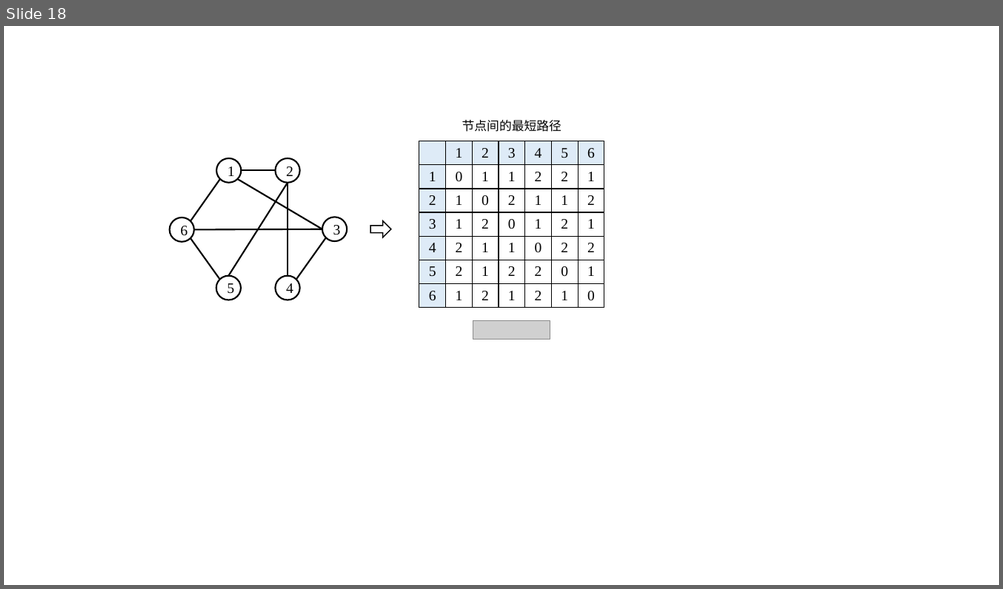
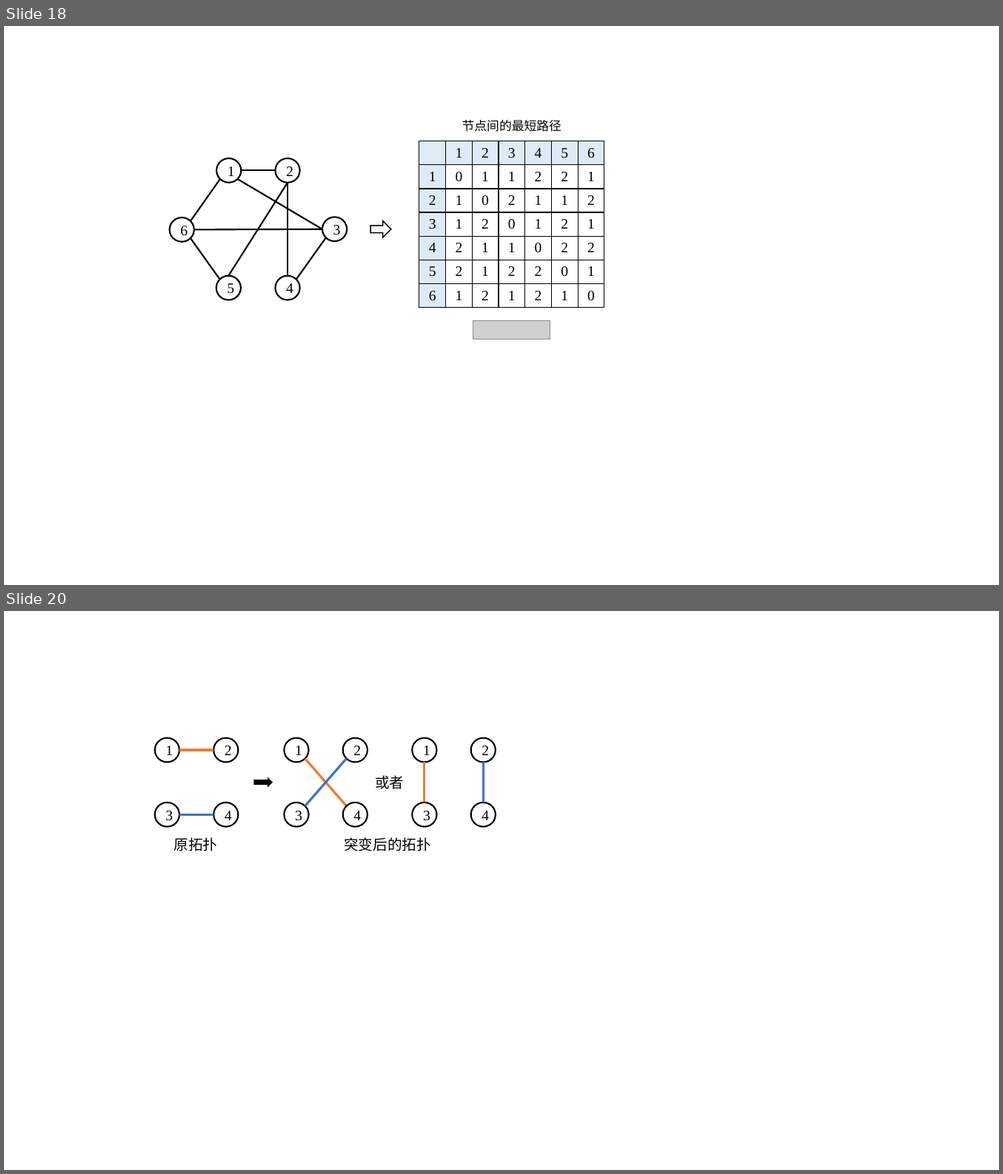
Before and after one commit to EternalLied/zjuthesis-syp, a slide deck: figure/大论文作图.pptx. Shown one above the other, each under a label of ours: slide 18 before the commit, slides 18 and 20 after it; the slides between them are not shown. The pictures are 1003x589 and 1003x1174 pixels, drawn with LibreOffice and Linux fonts; fonts in the diff are those of the drawing; grey boxes stand for pictures. Boxes give left, top, right and bottom in pixels: in the first picture for what was removed or moved away, otherwise in the second. Text is boxed around its words. In the diff, an @@ line names an element or a change of style, - is before the commit and + after.

```diff
--- a/figure/大论文作图.pptx
+++ b/figure/大论文作图.pptx
@@ slide 20 added at box(4, 611, 999, 1170), background #FFFFFF @@
@@ ellipse added at box(155, 738, 179, 763), outline #000000 1.5 pt, 14 pt, text #000000 @@
+1
@@ ellipse added at box(213, 738, 239, 763), outline #000000 1.5 pt, 14 pt, text #000000 @@
+2
@@ ellipse added at box(284, 738, 308, 763), outline #000000 1.5 pt, 14 pt, text #000000 @@
+1
@@ ellipse added at box(343, 738, 367, 763), outline #000000 1.5 pt, 14 pt, text #000000 @@
+2
@@ ellipse added at box(412, 738, 437, 763), outline #000000 1.5 pt, 14 pt, text #000000 @@
+1
@@ ellipse added at box(471, 738, 495, 763), outline #000000 1.5 pt, 14 pt, text #000000 @@
+2
@@ line added from (213, 751) to (179, 751), #ED7D31 2.25 pt @@
@@ line added from (347, 806) to (304, 759), #ED7D31 2.25 pt @@
@@ line added from (347, 759) to (304, 806), #4472C4 2.25 pt @@
@@ line added from (424, 803) to (424, 763), #ED7D31 2.25 pt @@
@@ line added from (483, 763) to (483, 803), #4472C4 2.25 pt @@
@@ right arrow added at box(255, 779, 273, 787), fill #000000, outline #000000 1 pt @@
@@ text added at box(375, 775, 404, 789), 14 pt, text #000000 @@
+或者
@@ ellipse added at box(155, 803, 179, 827), outline #000000 1.5 pt, 14 pt, text #000000 @@
+3
@@ ellipse added at box(213, 803, 239, 827), outline #000000 1.5 pt, 14 pt, text #000000 @@
+4
@@ ellipse added at box(284, 803, 308, 827), outline #000000 1.5 pt, 14 pt, text #000000 @@
+3
@@ ellipse added at box(343, 803, 367, 827), outline #000000 1.5 pt, 14 pt, text #000000 @@
+4
@@ ellipse added at box(412, 803, 437, 827), outline #000000 1.5 pt, 14 pt, text #000000 @@
+3
@@ ellipse added at box(471, 803, 495, 827), outline #000000 1.5 pt, 14 pt, text #000000 @@
+4
@@ line added from (213, 815) to (179, 815), #4472C4 2.25 pt @@
@@ text added at box(173, 837, 217, 851), 14 pt, text #000000 @@
+原拓扑
@@ text added at box(344, 837, 431, 851), 14 pt, text #000000 @@
+突变后的拓扑
```
Also in this commit, not shown: 1 other slide added, 7 other files.
